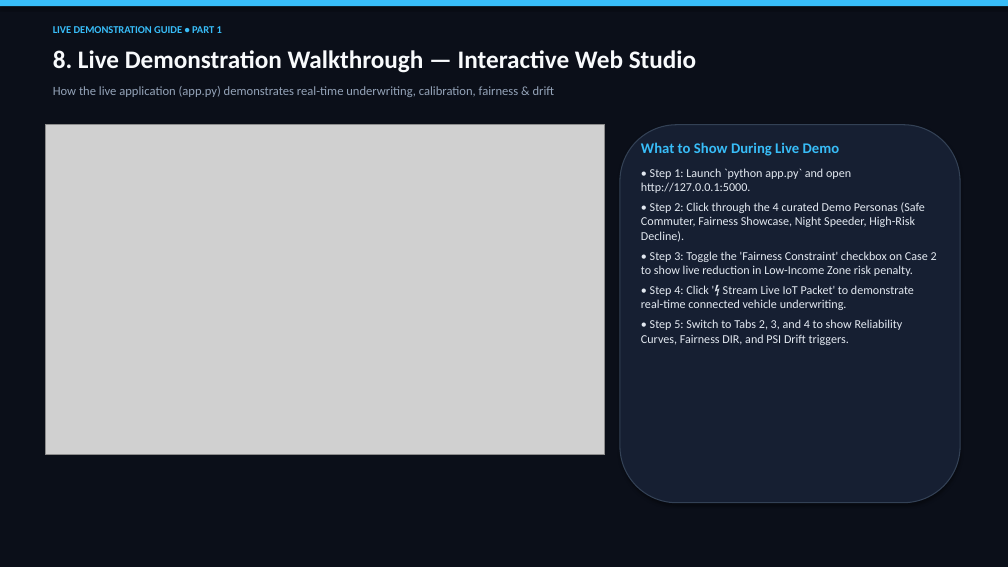
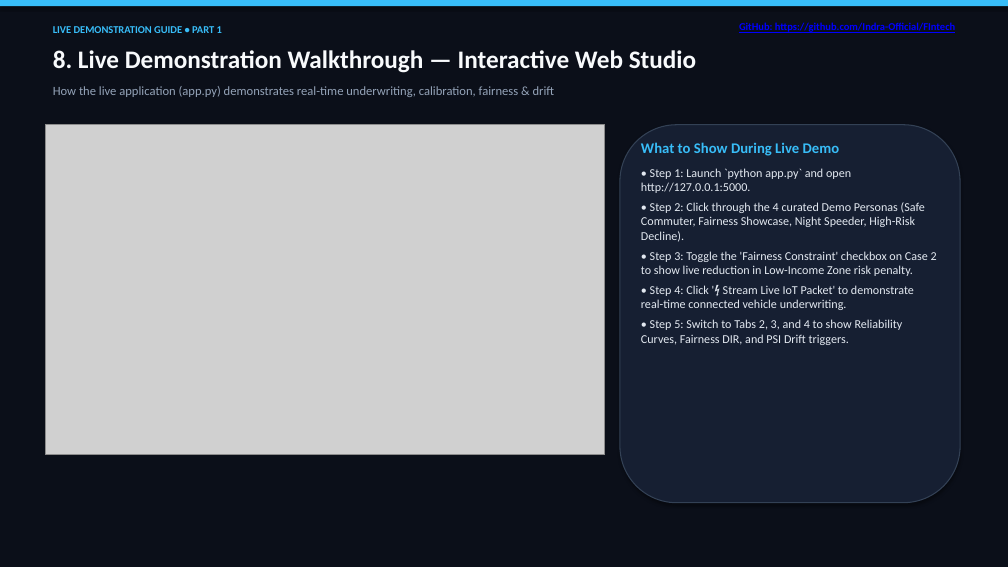
Before and after one commit to Indra-Official/FIntech, a slide deck: slide 9 of presentation/Predictive_Underwriting_Statement31_Presentation.pptx. Drawn at 1008x567 pixels with LibreOffice and Linux fonts; fonts in the diff are those of the drawing; grey boxes stand for pictures. Boxes give left, top, right and bottom in pixels: in the first picture for what was removed or moved away, otherwise in the second. Text is boxed around its words. In the diff, an @@ line names an element or a change of style, - is before the commit and + after.

```diff
--- a/presentation/Predictive_Underwriting_Statement31_Presentation.pptx
+++ b/presentation/Predictive_Underwriting_Statement31_Presentation.pptx
@@ text added at [739, 22, 955, 33], 10 pt, text #0000FF, bold, underline @@
+GitHub: https://github.com/Indra-Official/FIntech
```
Also in this commit, not shown: 11 other slides changed, 5 other files.
